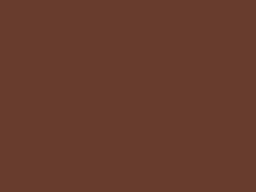
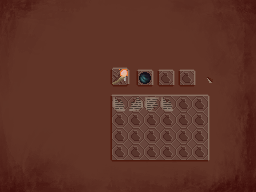
Revision of a layered 256 × 192 image; what changed, layer by layer:
hid group "gameover" (1 layers) over [0, 0, 256, 192]
showed group "over" (3 layers) over [0, 0, 256, 192]
painted on "onHover" over [0, 0, 256, 192]
